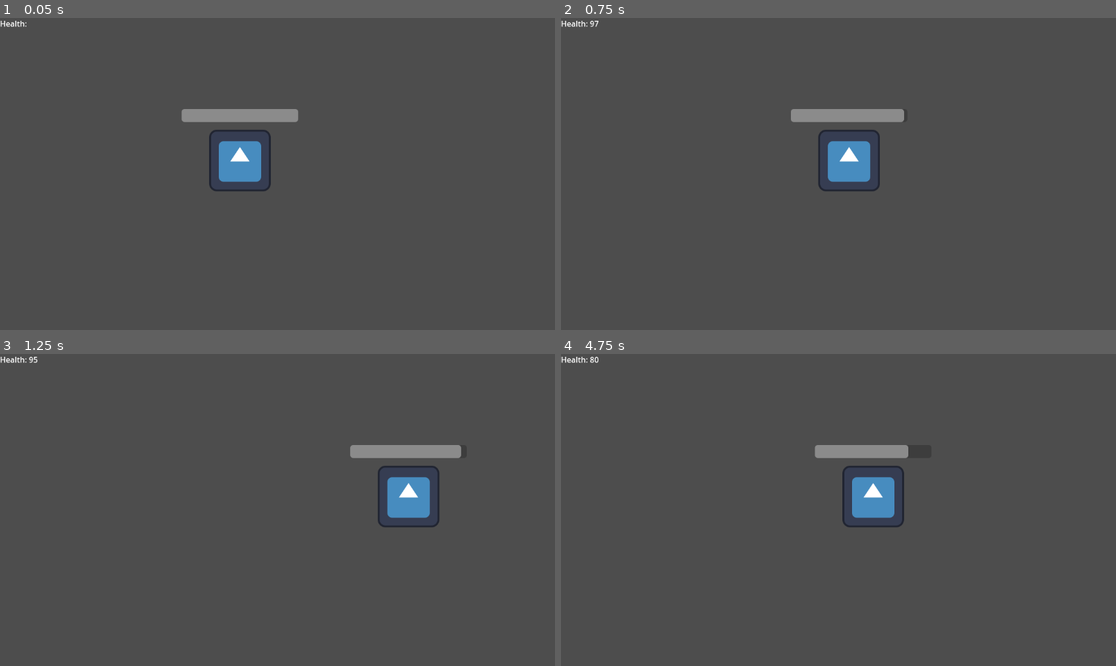
Above: before the commit, frames 1-4 (two rows, left to right).
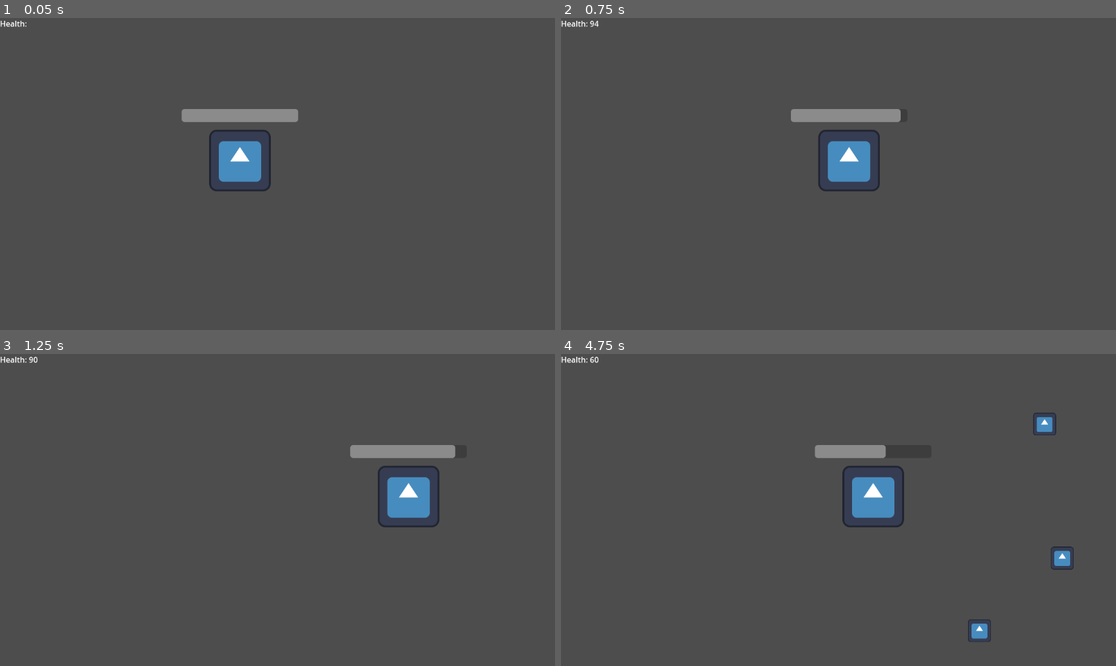
Above: after the commit, the same moments.

Repository: BumbertoEko/git_test_rep
Game: Godot game, scene res://Scenes/world.tscn
Same seed, same stepped clock (60 frames per second), same inputs: the game is played once before the commit and once after it. The engine's default icon, where the game draws it, is replaced by a stand-in: a white triangle on a blue panel in a dark square.
Inputs:
- Up to frame 1 (0.05 s): no input
- Up to frame 2 (0.75 s): hold D (Right) from 0.53 s (still down)
- Up to frame 3 (1.25 s): keep holding D (Right)
- Up to frame 4 (4.75 s): release D (Right) at 1.28 s; hold S (Down) 1.28-2.03 s; hold D (Right) 2.03-2.78 s; hold W (Up) 2.78-3.53 s; hold A (Left) from 3.53 s (still down)

Frame 1 is identical in both runs. In frame 2, less than 0.1% of the frame differs, in the area x 6-62%, y 0-34%; in frame 3, less than 0.1%; in frame 4, 0.7%, in the area x 5-93%, y 0-93%.

Commit message:
Adds Health pickups
spawns them around the person

Diff:
--- /dev/null
+++ b/Global.gd
@@ -0,0 +1,3 @@
+extends Node
+
+var health = 100
--- /dev/null
+++ b/Scenes/health_pickup.gd
@@ -0,0 +1,5 @@
+extends Area2D
+
+func _on_body_entered(body):
+	queue_free()
+	Global.health = Global.health + 10
--- /dev/null
+++ b/Scenes/health_pickup.tscn
@@ -0,0 +1,19 @@
+[gd_scene load_steps=4 format=3 uid="uid://0ps8kyrw65x1"]
+
+[ext_resource type="Script" path="res://Scenes/health_pickup.gd" id="1_fx3pj"]
+[ext_resource type="Texture2D" uid="uid://cxkgaaopkis5q" path="res://icon.svg" id="1_iaoxn"]
+
+[sub_resource type="RectangleShape2D" id="RectangleShape2D_thhx3"]
+
+[node name="Health_Pickup" type="Area2D"]
+scale = Vector2(0.37, 0.37)
+script = ExtResource("1_fx3pj")
+
+[node name="CollisionShape2D" type="CollisionShape2D" parent="."]
+scale = Vector2(0.37, 0.37)
+shape = SubResource("RectangleShape2D_thhx3")
+
+[node name="Sprite2D" type="Sprite2D" parent="."]
+texture = ExtResource("1_iaoxn")
+
+[connection signal="body_entered" from="." to="." method="_on_body_entered"]
--- /dev/null
+++ b/Scenes/health_pickup_generator.gd
@@ -0,0 +1,16 @@
+extends Node
+
+@onready var health_pickup_scene = preload("res://Scenes/health_pickup.tscn")
+@onready var player = $"../Player"
+
+var player_pos
+
+func _on_timer_for_health_pick_gen_timeout():
+	player_pos = player.position
+	spawn_in(Vector2(randf_range(-400, 400), randf_range(-400, 400)))
+
+func spawn_in(cords):
+	var inst = health_pickup_scene.instantiate()
+	add_child(inst)
+	var new_position = player_pos + cords
+	inst.position = new_position
--- a/Scenes/world.tscn
+++ b/Scenes/world.tscn
@@ -1,6 +1,7 @@
-[gd_scene load_steps=2 format=3 uid="uid://dcnorrjjggjdb"]
+[gd_scene load_steps=3 format=3 uid="uid://dcnorrjjggjdb"]
 
 [ext_resource type="PackedScene" uid="uid://urjeevgblpm" path="res://Scenes/Player.tscn" id="1_q07vk"]
+[ext_resource type="Script" path="res://Scenes/health_pickup_generator.gd" id="2_4cdhg"]
 
 [node name="World" type="Node2D"]
 
@@ -8,8 +9,17 @@
 position = Vector2(498, 296)
 
 [node name="RichTextLabel" type="RichTextLabel" parent="."]
-offset_right = 79.0
+offset_right = 94.0
 offset_bottom = 25.0
 text = "Health: 95.5"
 scroll_active = false
 autowrap_mode = 0
+
+[node name="health_pickup_generator" type="Node" parent="."]
+script = ExtResource("2_4cdhg")
+
+[node name="Timer_for_health_pick_gen" type="Timer" parent="health_pickup_generator"]
+wait_time = 1.5
+autostart = true
+
+[connection signal="timeout" from="health_pickup_generator/Timer_for_health_pick_gen" to="health_pickup_generator" method="_on_timer_for_health_pick_gen_timeout"]
--- a/Script/CharacterBody2D.gd
+++ b/Script/CharacterBody2D.gd
@@ -1,7 +1,6 @@
 extends CharacterBody2D
 
 const SPEED = 500.0
-var health = 100.0
 var health_display = str("Health: ")
 
 #-------------------------------------------------------------------------------- movement
@@ -30,16 +29,18 @@
 
 	#--------------------------------------------------- movement
 
-	$ProgressBar.value = health
+	$ProgressBar.value = Global.health
 
-	if health < 0:
+	if Global.health < 0:
 		print("dead")
+
+	clamp(Global.health, 0, 100) # doesnt work
 
 func _ready():
 	$"../RichTextLabel".text = health_display
 
 func _on_timer_timeout():
-	health = health - 0.5
+	Global.health = Global.health - 1
 	$Timer.start()
-	health_display = str("Health: ") + str(health)
+	health_display = str("Health: ") + str(Global.health)
 	$"../RichTextLabel".text = health_display
--- a/project.godot
+++ b/project.godot
@@ -14,6 +14,10 @@
 run/main_scene="res://Scenes/world.tscn"
 config/features=PackedStringArray("4.1", "Forward Plus")
 config/icon="res://icon.svg"
+
+[autoload]
+
+Global="*res://Global.gd"
 
 [input]
 
